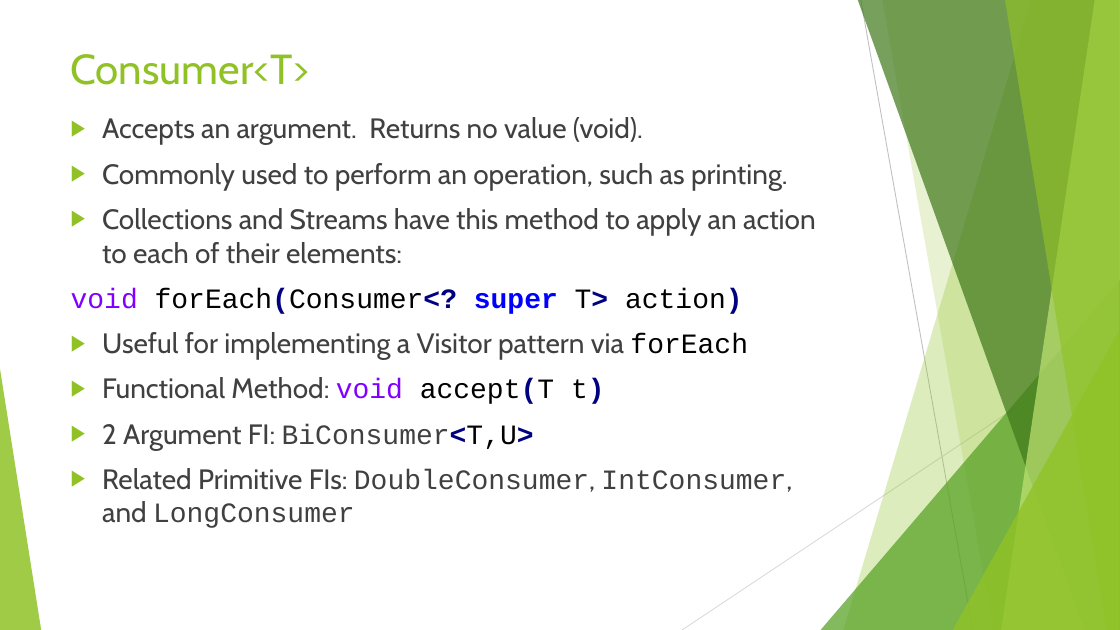
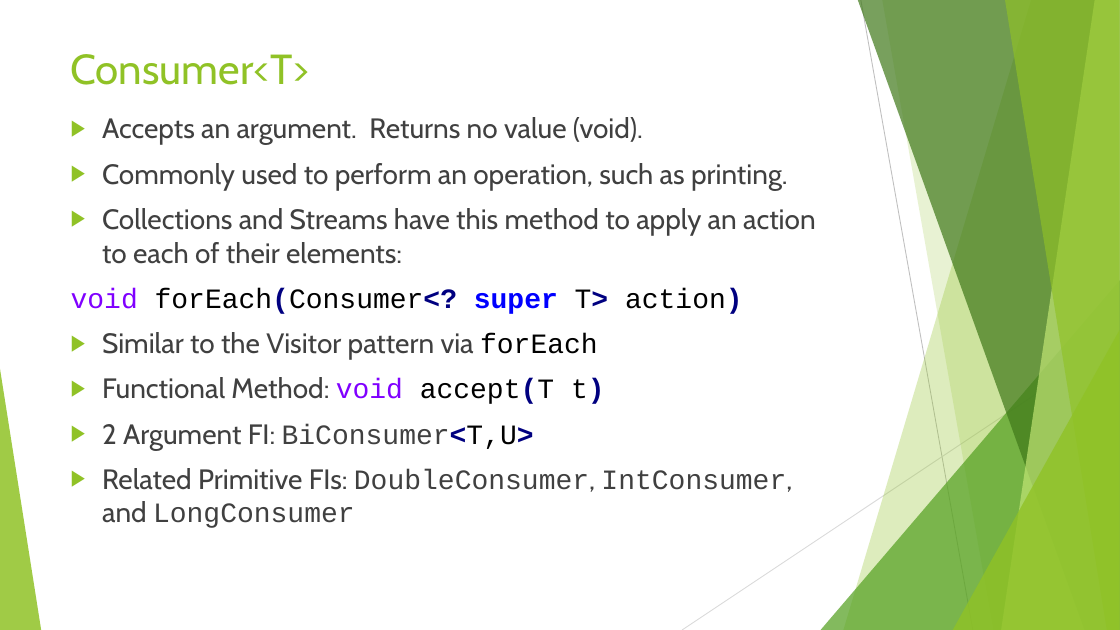
Before and after one commit to RichardRoda/2017-CodePaLOUsa-Lambda, a slide deck: slide 11 of Learning to Love the Lambda in the Stream.pptx. Drawn at 1120x630 pixels with LibreOffice and Linux fonts; fonts in the diff are those of the drawing. Boxes give left, top, right and bottom in pixels: in the first picture for what was removed or moved away, otherwise in the second. Text is boxed around its words. In the diff, an @@ line names an element or a change of style, - is before the commit and + after.

```diff
--- a/Learning to Love the Lambda in the Stream.pptx
+++ b/Learning to Love the Lambda in the Stream.pptx
@@ text at [102,332,598,360]: text changed @@
-▶ Useful for implementing a Visitor pattern via forEach
+▶ Similar to the Visitor pattern via forEach
```
Also in this commit, not shown: 4 other slides changed, 1 other file.
